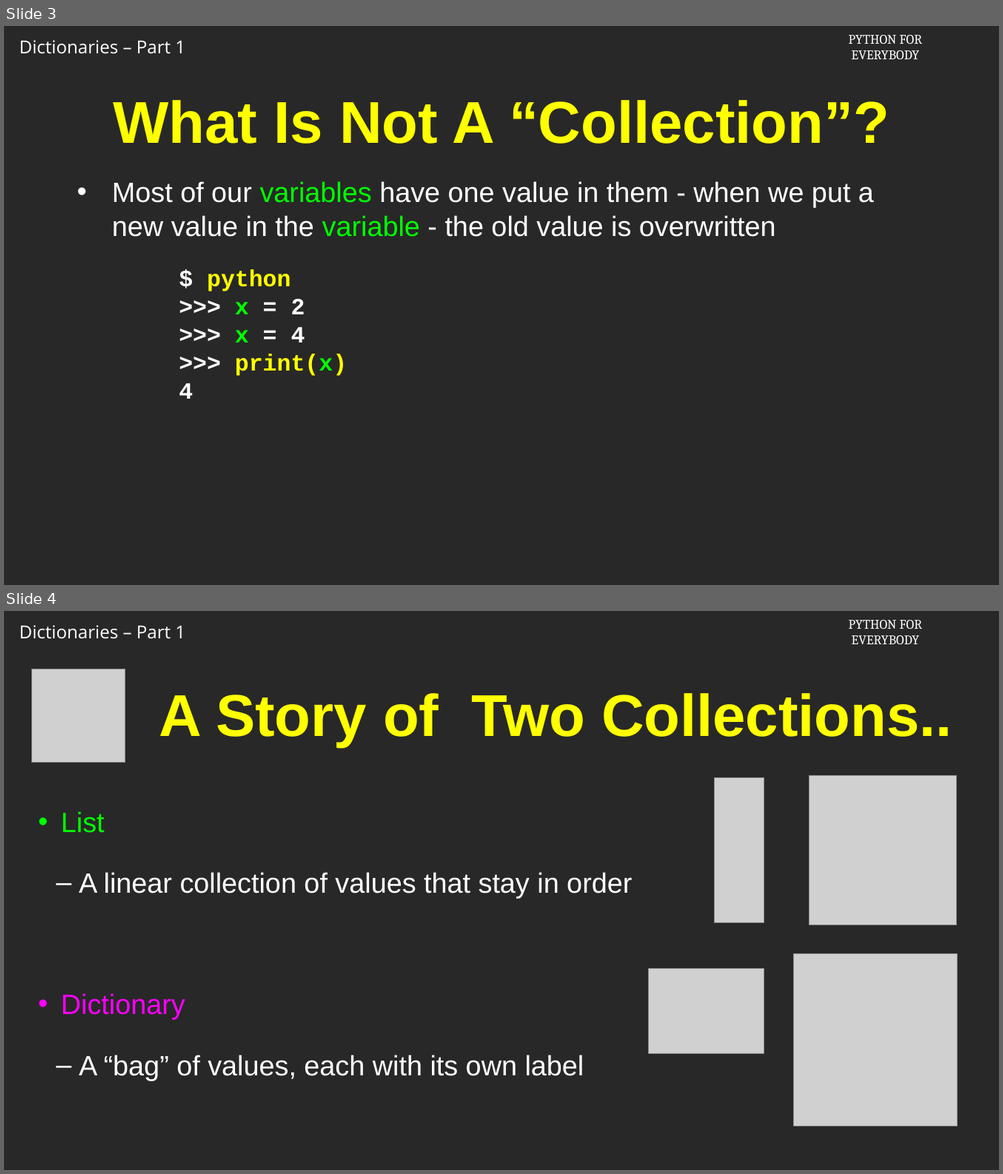
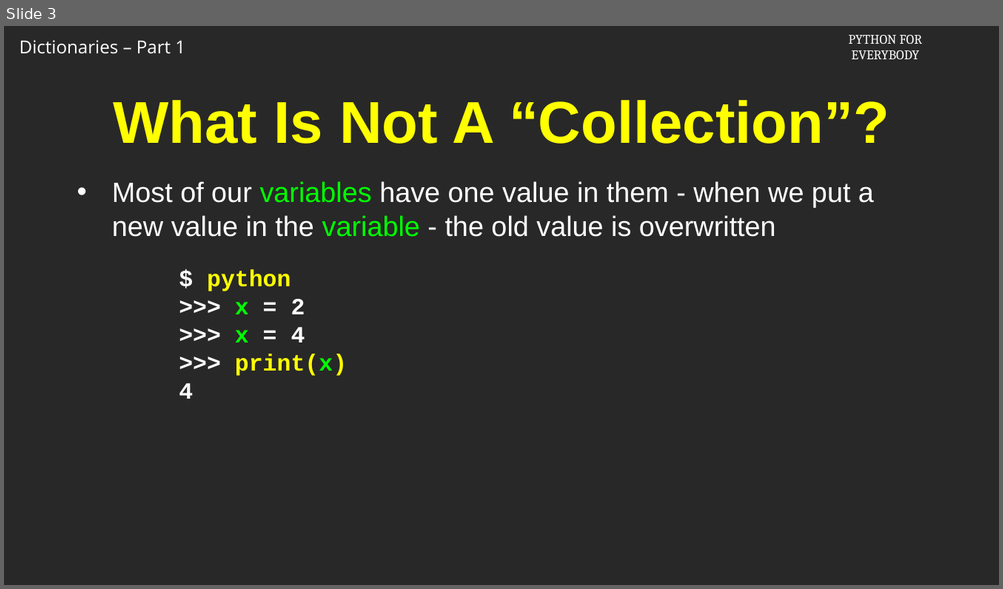
Before and after one commit to csev/py4e, a slide deck: cai/redo-2024/Slides/09-01-python4e.04.113016.pptx. Shown one above the other, each under a label of ours: slides 3 and 4 before the commit, slide 3 after it. The pictures are 1003x1174 and 1003x589 pixels, drawn with LibreOffice and Linux fonts; fonts in the diff are those of the drawing; grey boxes stand for pictures; background and template pictures are left out. Boxes give left, top, right and bottom in pixels: in the first picture for what was removed or moved away, otherwise in the second. Text is boxed around its words. In the diff, an @@ line names an element or a change of style, - is before the commit and + after.

```diff
--- a/cai/redo-2024/Slides/09-01-python4e.04.113016.pptx
+++ b/cai/redo-2024/Slides/09-01-python4e.04.113016.pptx
@@ slide 4 removed at (4,611,999,1170), background picture (left out); not listed: 2 template elements that a slide beside it also shows @@
@@ picture removed at (31,669,125,762) @@
@@ title removed at (159,693,952,747) @@
-A Story of Two Collections..
@@ picture removed at (714,777,764,923) @@
@@ picture removed at (809,775,956,925) @@
@@ text removed at (61,812,632,1081) @@
-• List
-  – A linear collection of values that stay in order
-• Dictionary
-  – A “bag” of values, each with its own label
@@ picture removed at (794,954,956,1126) @@
@@ picture removed at (649,969,764,1054) @@
```
Also in this commit, not shown: 5 slides changed, 4 slides added, 1 other slide removed, 6 other files.
